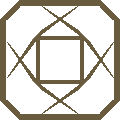
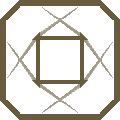
The second (120, 120) image is a revision of the first. Changes to its layers:
added layer "dekal 2" (60%) above "singel-deco" over [7, 6, 114, 114]
hid "dekal 1" over [7, 6, 114, 114]
moved "highlight white" above "highlight okker" over [7, 6, 114, 114]
